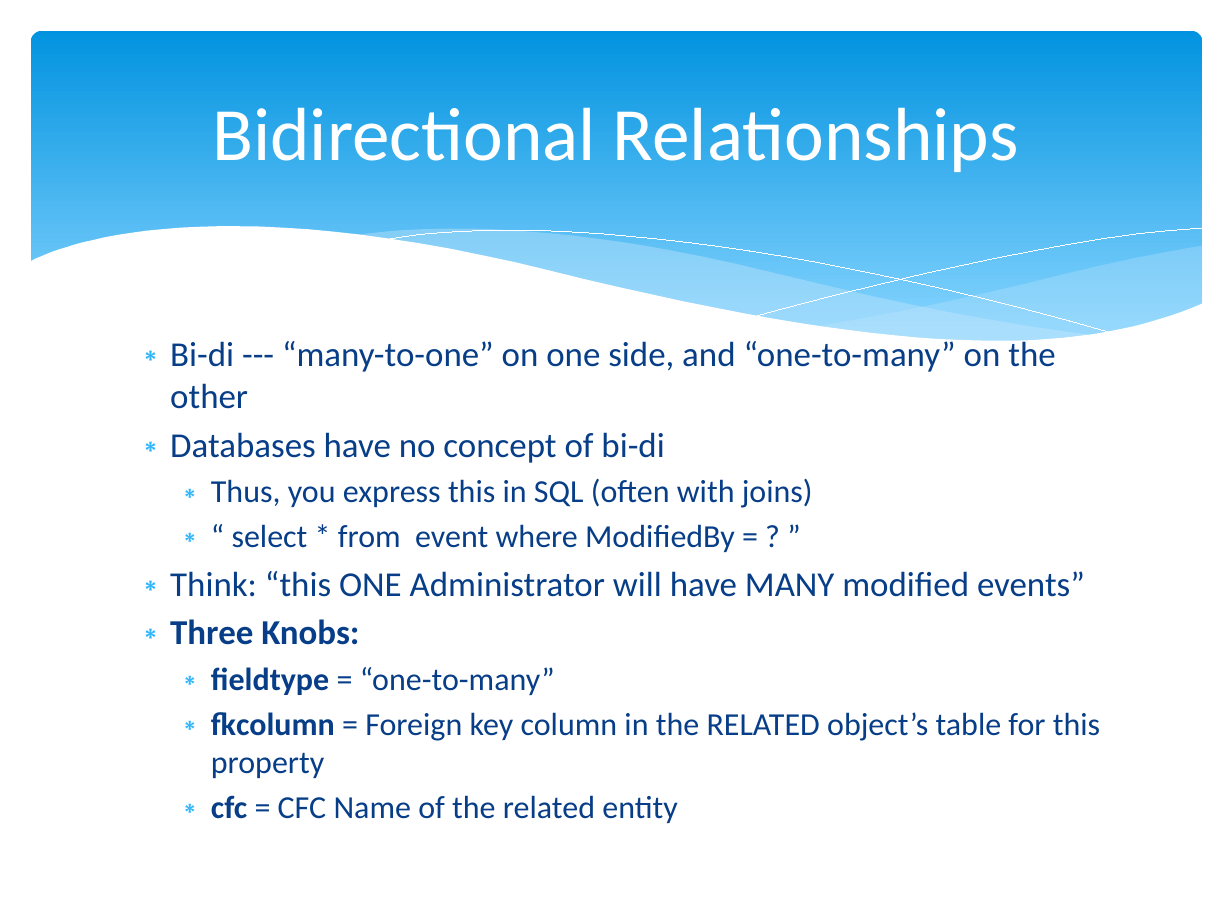
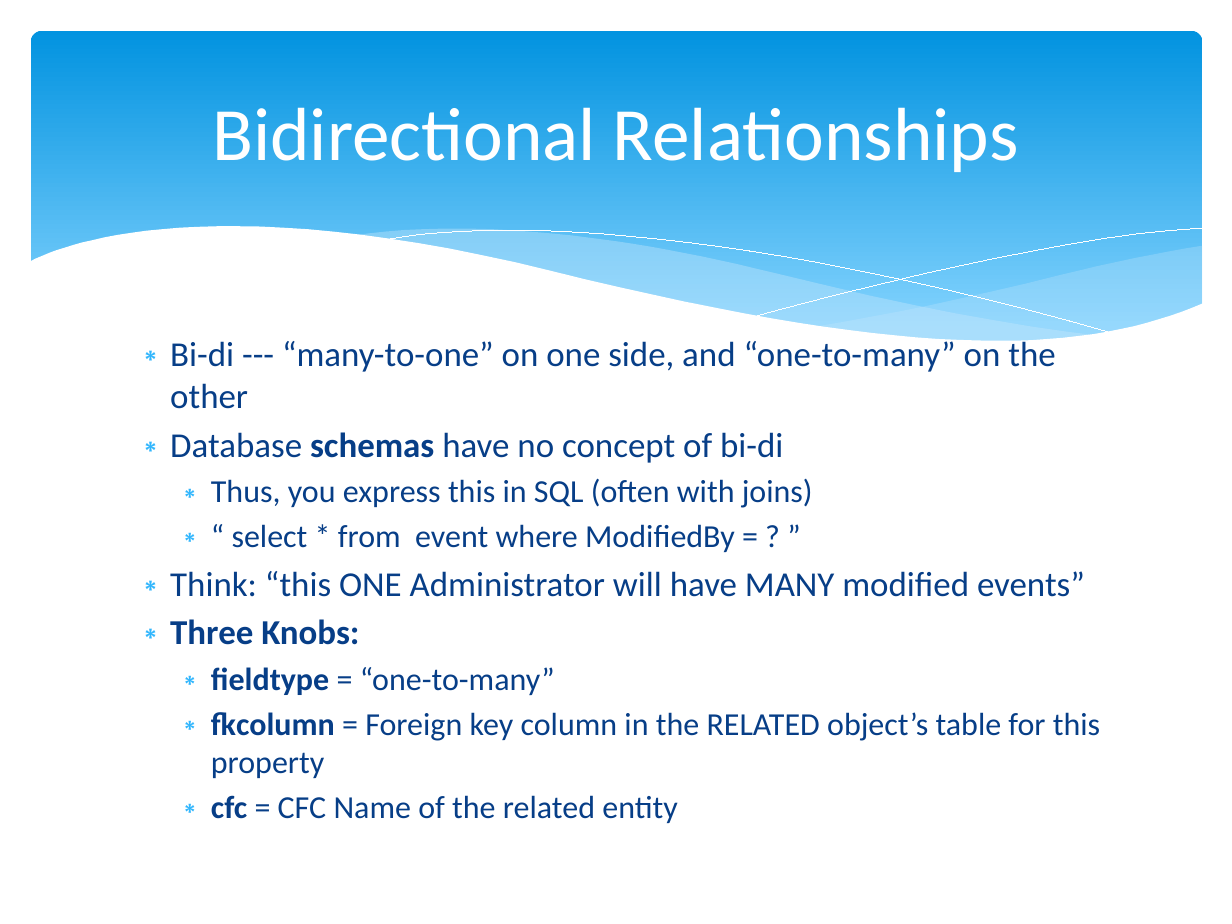
Before and after one commit to marcesher/mxunit-cfmeetups, a slide deck: slide 34 of CFObjective_ORMZen/preso/orm_zen.ppt.pptx. Drawn at 1232x924 pixels with LibreOffice and Linux fonts; fonts in the diff are those of the drawing. Boxes give left, top, right and bottom in pixels: in the first picture for what was removed or moved away, otherwise in the second. Text is boxed around its words. In the diff, an @@ line names an element or a change of style, - is before the commit and + after.

```diff
--- a/CFObjective_ORMZen/preso/orm_zen.ppt.pptx
+++ b/CFObjective_ORMZen/preso/orm_zen.ppt.pptx
@@ text at (170, 432, 783, 463): text changed @@
-∗ Databases have no concept of bi-di
+∗ Database schemas have no concept of bi-di
```
Also in this commit, not shown: 9 other slides changed, 8 slides added, 1 slide removed, 1 other file.
